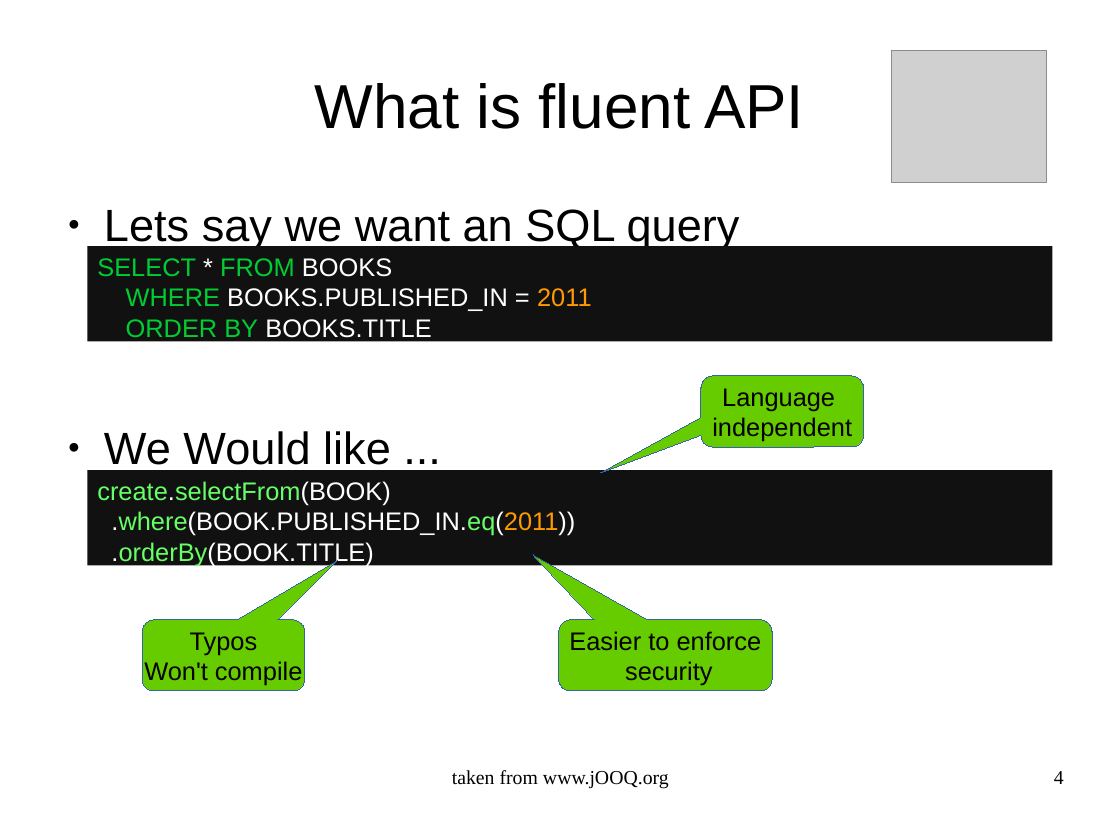
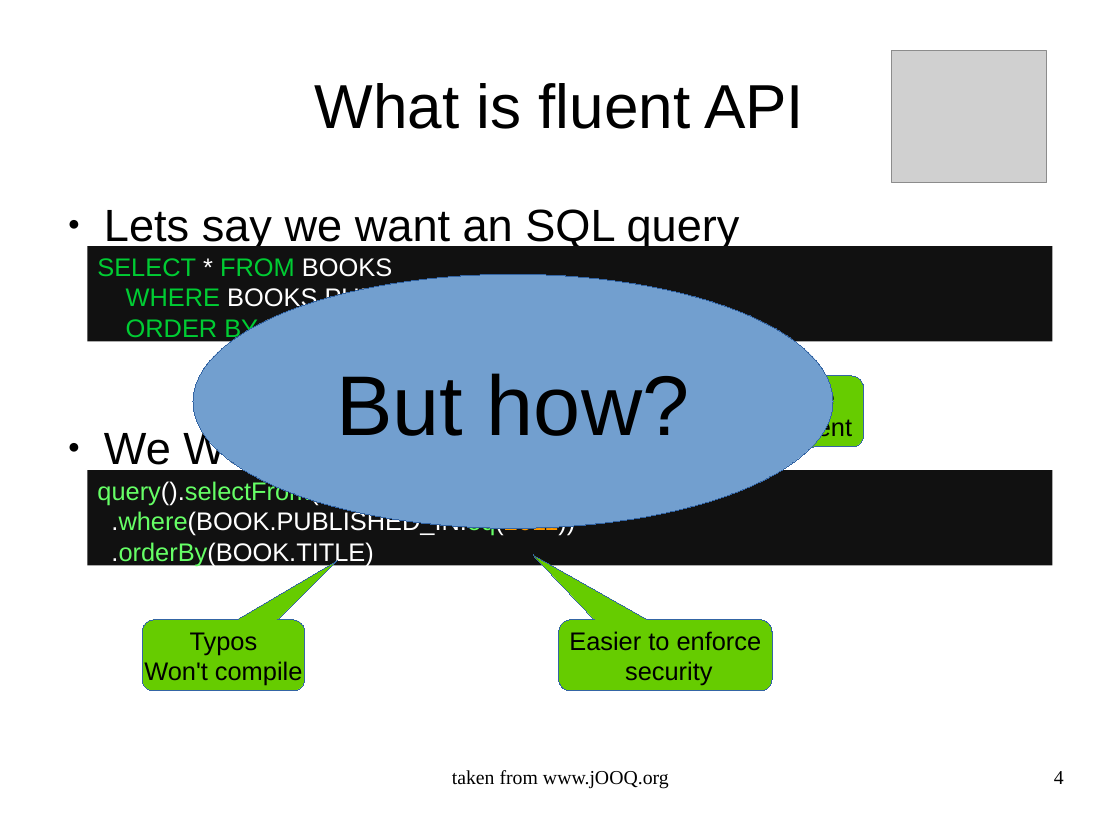
Before and after one commit to OriRoth/fling, a slide deck: slide 4 of Manuscripts/Thesis Seminar/Thesis Seminar.odp. Drawn at 1120x840 pixels with LibreOffice and Linux fonts; fonts in the diff are those of the drawing; grey boxes stand for pictures. Boxes give left, top, right and bottom in pixels: in the first picture for what was removed or moved away, otherwise in the second. Text is boxed around its words. In the diff, an @@ line names an element or a change of style, - is before the commit and + after.

```diff
--- a/Manuscripts/Thesis Seminar/Thesis Seminar.odp
+++ b/Manuscripts/Thesis Seminar/Thesis Seminar.odp
@@ ellipse added at (193,274,833,528), fill #729FCF, outline #3465A4 0 pt, 60 pt, text #000000 @@
+But how?
@@ text in rectangle at (97,480,400,506): text changed @@
-create.selectFrom(BOOK)
+query().selectFrom(BOOK)
```
Also in this commit, not shown: 3 other slides changed, 2 slides added.
